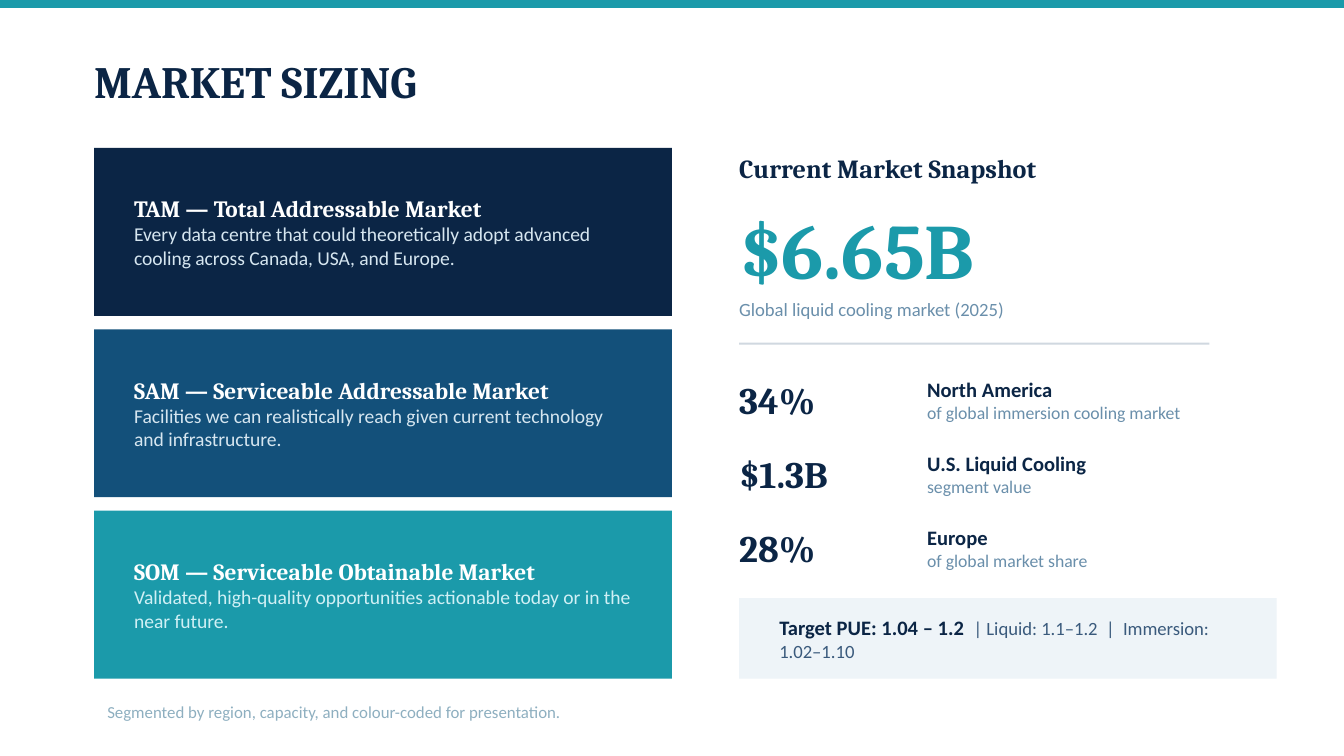
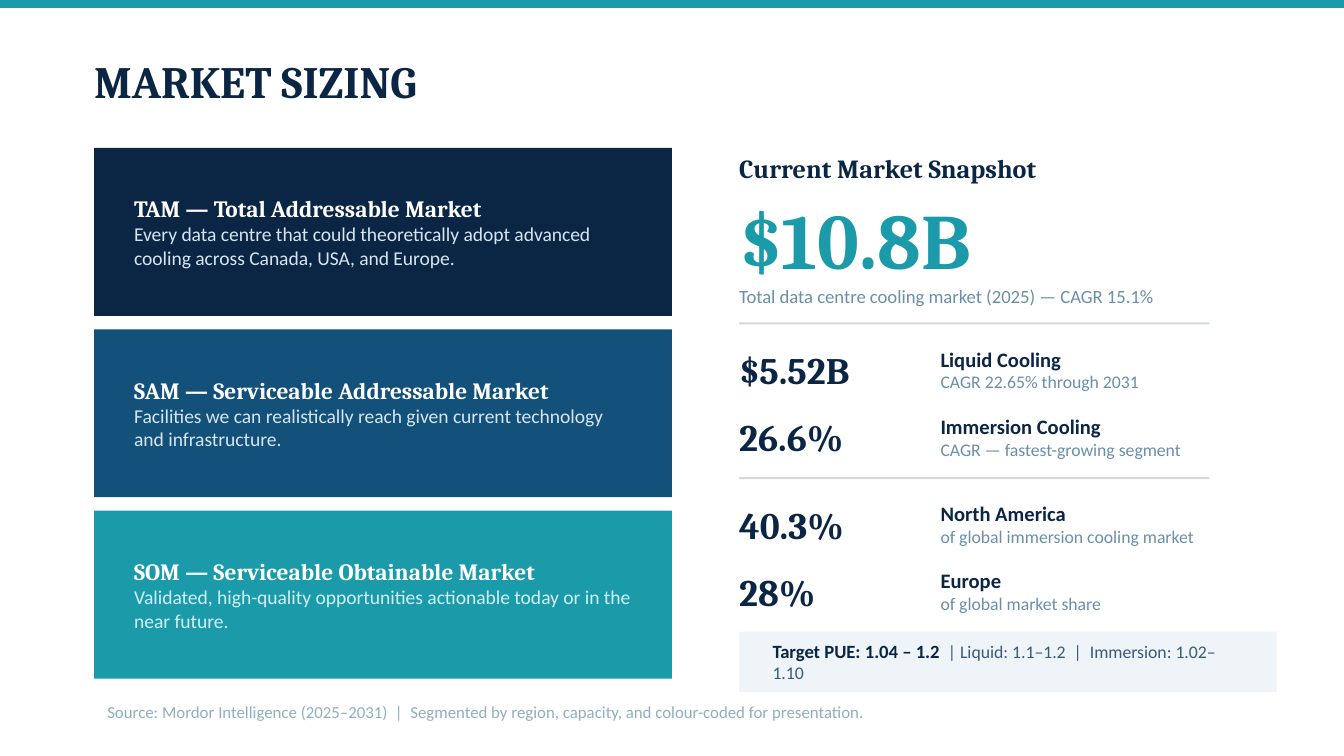
Before and after one commit to phayd934-bit/DataCenterHeatMaps, a slide deck: slide 3 of GeoCenter_Analytics_Pitch.pptx. Drawn at 1344x756 pixels with LibreOffice and Linux fonts; fonts in the diff are those of the drawing. Boxes give left, top, right and bottom in pixels: in the first picture for what was removed or moved away, otherwise in the second. Text is boxed around its words. In the diff, an @@ line names an element or a change of style, - is before the commit and + after.

```diff
--- a/GeoCenter_Analytics_Pitch.pptx
+++ b/GeoCenter_Analytics_Pitch.pptx
@@ text at [739, 210, 971, 275]: text changed @@
-$6.65B
+$10.8B
@@ text at [739, 289, 1153, 306]: text changed @@
-Global liquid cooling market (2025)
+Total data centre cooling market (2025) — CAGR 15.1%
@@ rectangle: place and size @@
-rectangle at [739, 343, 1210, 344]
+rectangle at [739, 323, 1210, 324]
@@ text at [739, 356, 849, 387]: text changed @@
-34%
+$5.52B
@@ text added at [941, 352, 1139, 391], 9.5 pt, text #6A8FAB @@
+Liquid Cooling
+CAGR 22.65% through 2031
@@ text at [941, 419, 1181, 459]: text changed; size 11 to 9.5 pt; text colour #0B2545 to #6A8FAB; bold off @@
-U.S. Liquid Cooling
-segment value
+Immersion Cooling
+CAGR — fastest-growing segment
@@ text at [739, 425, 843, 452]: text changed @@
-$1.3B
+26.6%
@@ rectangle added at [739, 477, 1210, 478], fill #D0D8E0 @@
@@ text "North America": place and size @@
-text "North America" at [927, 382, 1180, 422]
+text "North America" at [941, 506, 1194, 546]
@@ text added at [739, 513, 844, 540], 20 pt, text #0B2545, bold @@
+40.3%
@@ text "28%": place and size @@
-text "28%" at [739, 536, 815, 563]
+text "28%" at [739, 580, 815, 607]
@@ text "Europe": place and size @@
-text "Europe" at [927, 531, 1087, 570]
+text "Europe" at [941, 574, 1101, 613]
@@ rectangle: place and size @@
-rectangle at [739, 598, 1277, 679]
+rectangle at [739, 632, 1277, 692]
@@ text "Target PUE: 1.04 – 1.2 ...": place and size @@
-text "Target PUE: 1.04 – 1.2 ..." at [779, 621, 1209, 658]
+text "Target PUE: 1.04 – 1.2 ..." at [773, 645, 1216, 679]
@@ text "Target PUE: 1.04 – 1.2 ..." at [773, 645, 1216, 679]: size 11 to 10 pt in "Target PUE: 1.04 – 1.2"; size 10 to 9.5 pt in "| Liquid: 1.1–1.2 | Immersion: 1.02–1.10" @@
@@ text at [107, 706, 863, 721]: text changed @@
-Segmented by region, capacity, and colour-coded for presentation.
+Source: Mordor Intelligence (2025–2031) | Segmented by region, capacity, and colour-coded for presentation.
```
Also in this commit, not shown: 1 other file.
